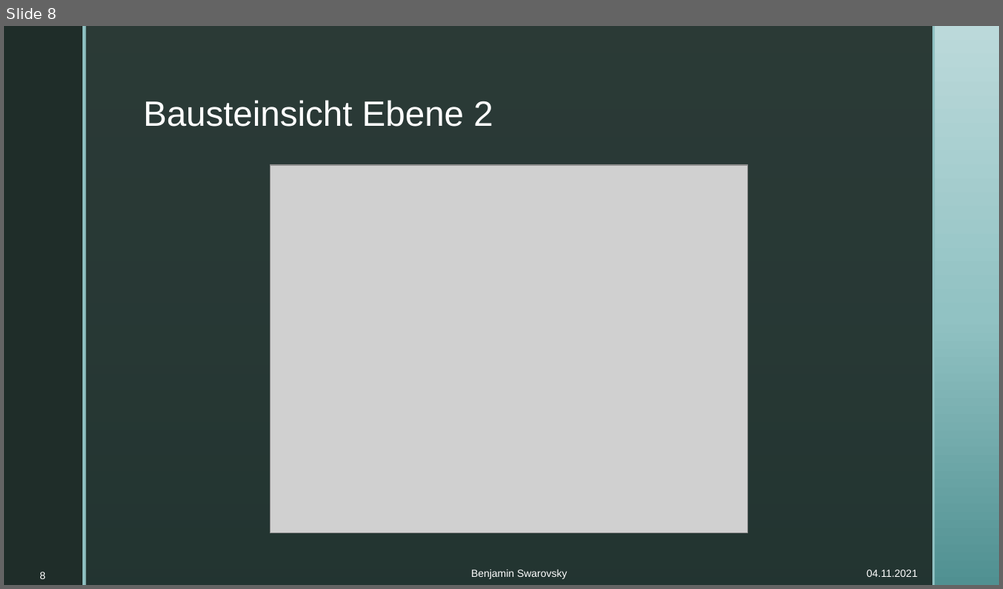
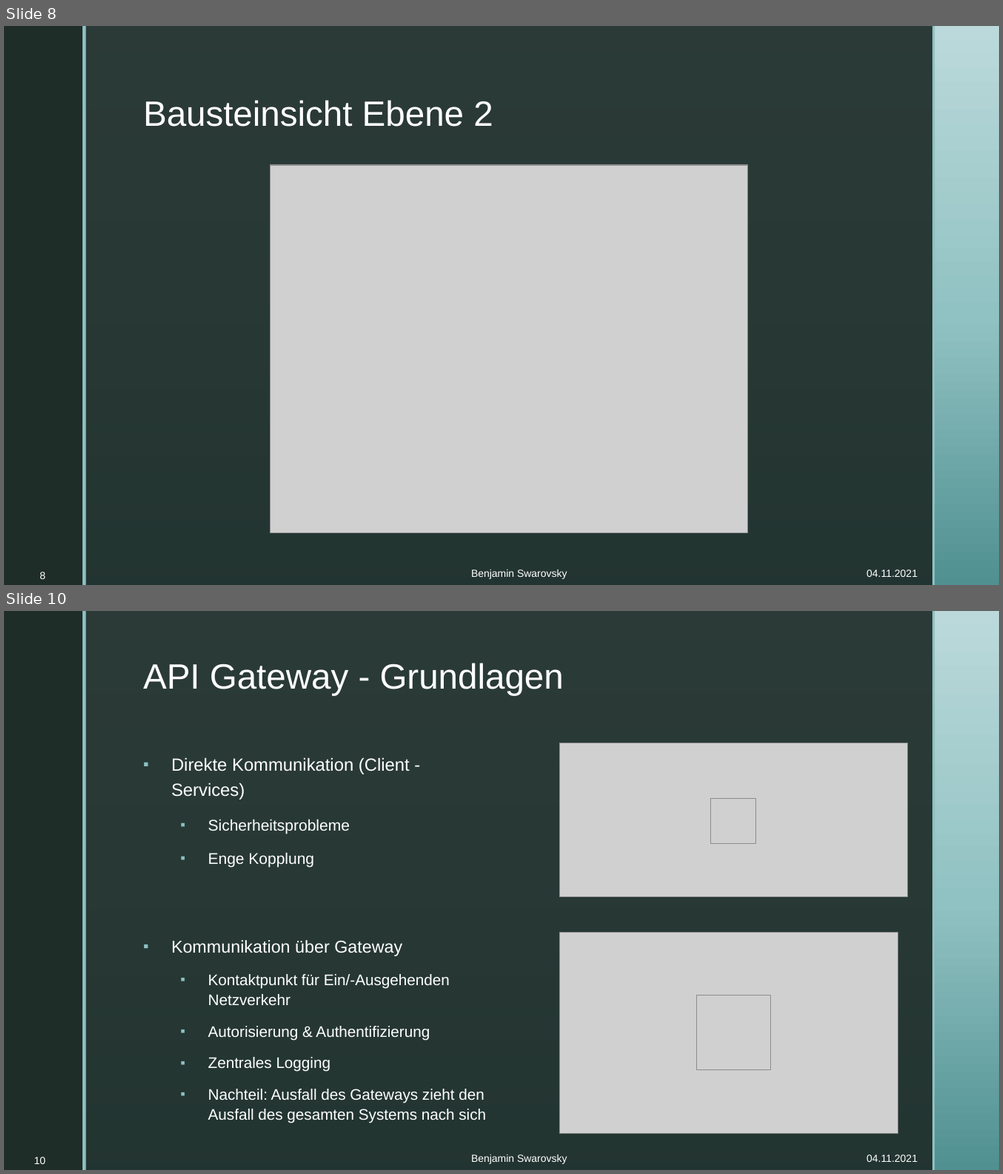
Before and after one commit to BenjaminS01/Abschluss, a slide deck: Vortrag.pptx. Shown one above the other, each under a label of ours: slide 8 before the commit, slides 8 and 10 after it; the slides between them are not shown. The pictures are 1003x589 and 1003x1174 pixels, drawn with LibreOffice and Linux fonts; fonts in the diff are those of the drawing; grey boxes stand for pictures; background and template pictures are left out. Boxes give left, top, right and bottom in pixels: in the first picture for what was removed or moved away, otherwise in the second. Text is boxed around its words. In the diff, an @@ line names an element or a change of style, - is before the commit and + after.

Commit message:
Vortrag Gateway und Load Balancer

```diff
--- a/Vortrag.pptx
+++ b/Vortrag.pptx
@@ slide 10 added at (4, 611, 999, 1170), background picture (left out); not listed: 4 template elements that a slide beside it also shows @@
@@ title added at (143, 663, 563, 696), 34 pt, text #FFFFFF @@
+API Gateway - Grundlagen
@@ picture added at (559, 743, 908, 897) @@
@@ text added at (171, 758, 410, 868), 17 pt, text #FFFFFF @@
+▪ Direkte Kommunikation (Client - Services)
+  ▪ Sicherheitsprobleme
+  ▪ Enge Kopplung
@@ picture added at (711, 798, 756, 844) @@
@@ text added at (171, 940, 486, 1124), 14.8 pt, text #FFFFFF @@
+▪ Kommunikation über Gateway
+  ▪ Kontaktpunkt für Ein/-Ausgehenden Netzverkehr
+  ▪ Autorisierung & Authentifizierung
+  ▪ Zentrales Logging
+  ▪ Nachteil: Ausfall des Gateways zieht den Ausfall des gesamten Systems nach sich
@@ picture added at (559, 933, 897, 1133) @@
@@ picture added at (697, 996, 771, 1071) @@
@@ page number added at (34, 1157, 46, 1165), 10 pt, text #FFFFFF @@
+10
@@ text added at (471, 1155, 566, 1165), 10 pt, text #FFFFFF @@
+Benjamin Swarovsky
@@ text added at (866, 1155, 917, 1162), 10 pt, text #FFFFFF @@
+04.11.2021
```
Also in this commit, not shown: 4 slides changed, 2 other slides added.
